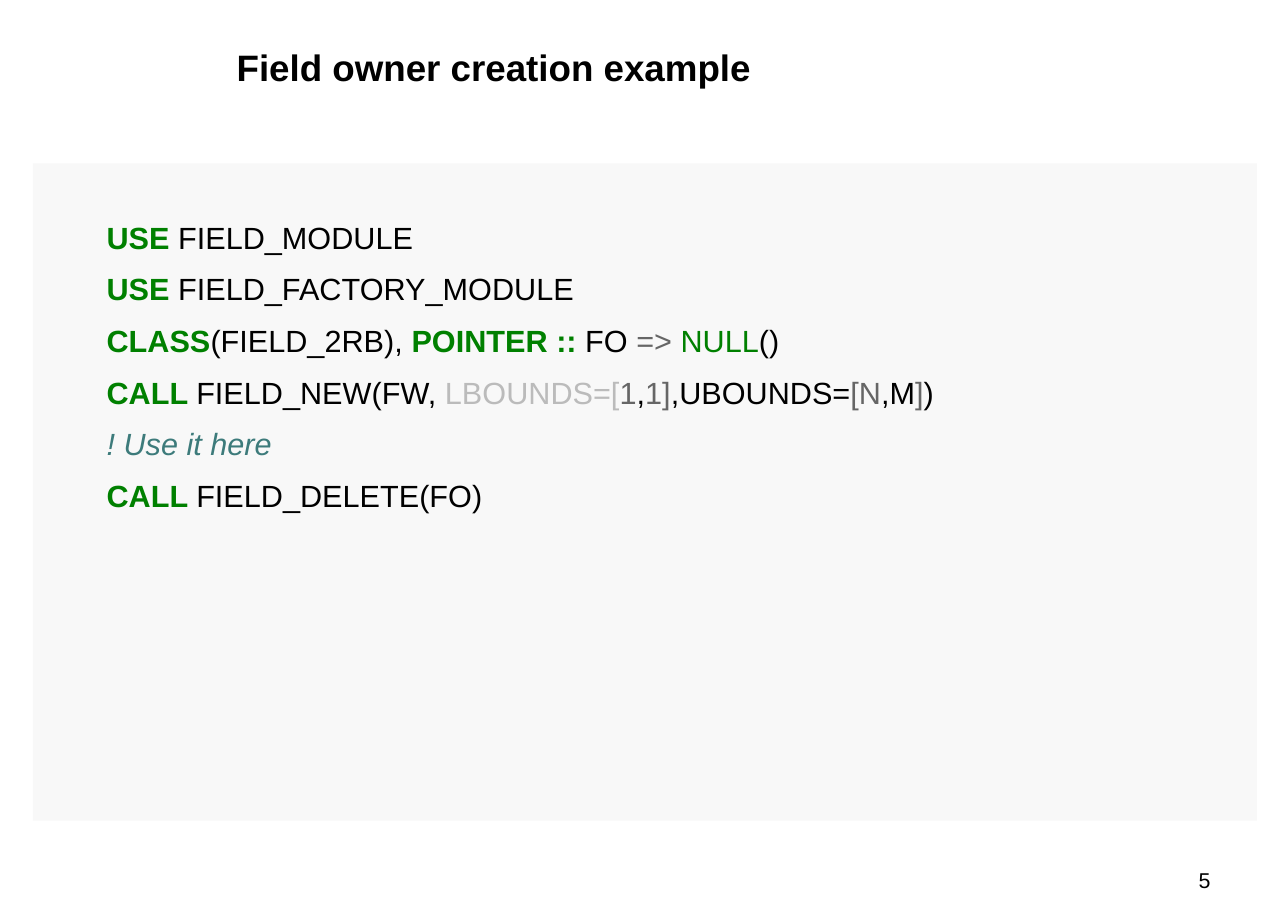
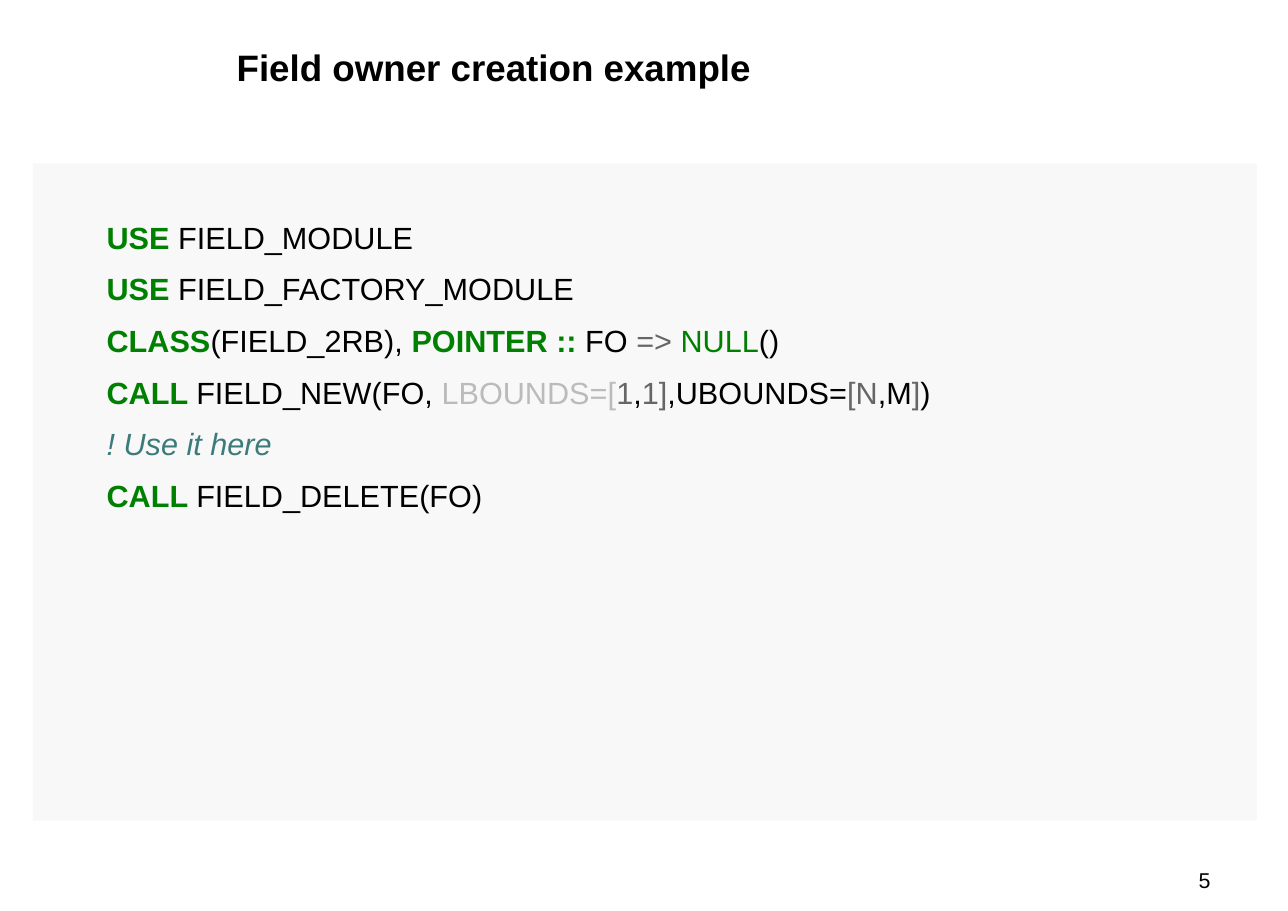
Before and after one commit to dareg/accord-ww-2025, a slide deck: slide 5 of 2025-10-22-accord_working_week.odp. Drawn at 1288x911 pixels with LibreOffice and Linux fonts; fonts in the diff are those of the drawing; background and template pictures are left out. Boxes give left, top, right and bottom in pixels: in the first picture for what was removed or moved away, otherwise in the second. Text is boxed around its words. In the diff, an @@ line names an element or a change of style, - is before the commit and + after.

```diff
--- a/2025-10-22-accord_working_week.odp
+++ b/2025-10-22-accord_working_week.odp
@@ text at bbox=[107, 381, 931, 409]: text changed @@
-CALL FIELD_NEW(FW, LBOUNDS=[1,1],UBOUNDS=[N,M])
+CALL FIELD_NEW(FO, LBOUNDS=[1,1],UBOUNDS=[N,M])
```
Also in this commit, not shown: 2 other files.
